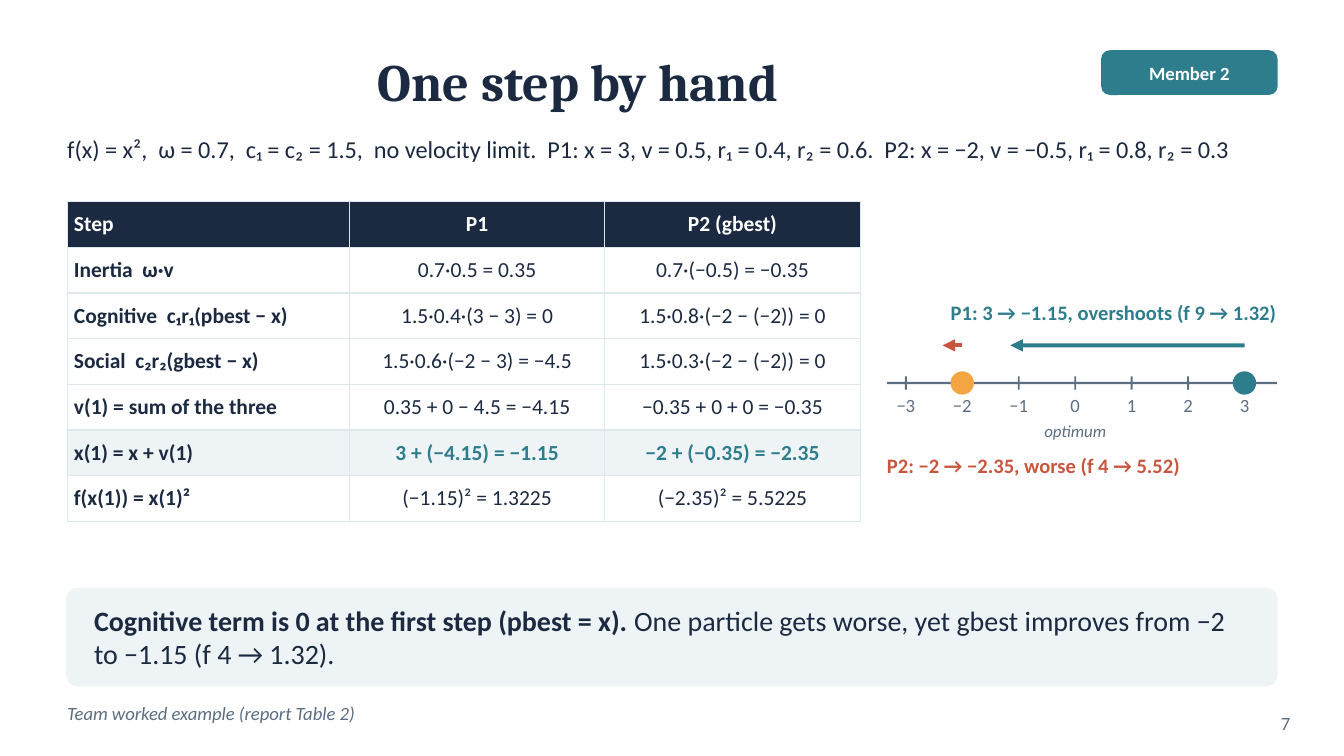
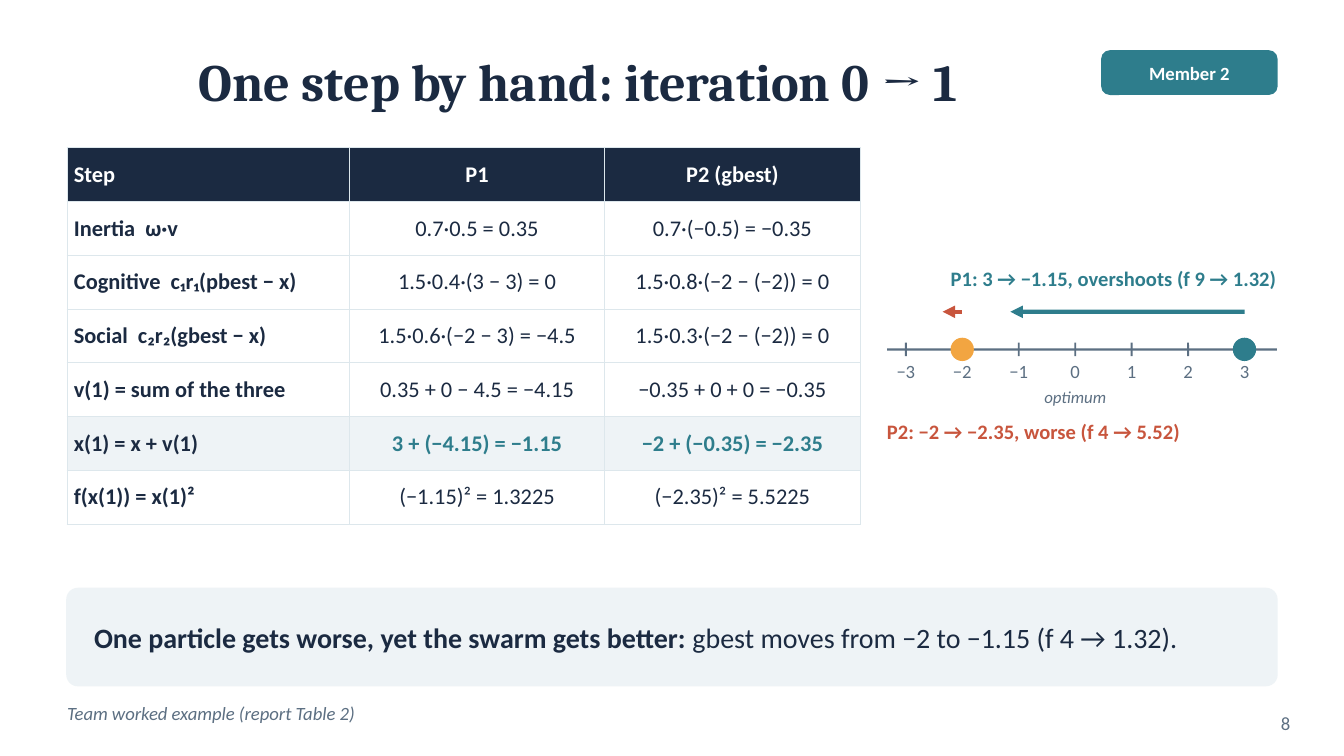
Before and after one commit to huynhhuuphucminh/Seminar-AI, a slide deck: slide 8 of slides/Slide_Seminar_PSO.pptx (slide 7 before the commit). Drawn at 1344x756 pixels with LibreOffice and Linux fonts; fonts in the diff are those of the drawing. Boxes give left, top, right and bottom in pixels: in the first picture for what was removed or moved away, otherwise in the second. Text is boxed around its words. In the diff, an @@ line names an element or a change of style, - is before the commit and + after.

```diff
--- a/slides/Slide_Seminar_PSO.pptx
+++ b/slides/Slide_Seminar_PSO.pptx
@@ text at (198,64,958,113): text changed @@
-One step by hand
+One step by hand: iteration 0 → 1
@@ table at (67,148,860,511) @@
@@ size 11.5 to 12 pt @@
@@ table: place and size @@
-table at (67,202,860,512)
+table at (67,148,860,511)
@@ text removed at (67,139,1229,162) @@
-f(x) = x², ω = 0.7, c₁ = c₂ = 1.5, no velocity limit. P1: x = 3, v = 0.5, r₁ = 0.4, r₂ = 0.6. P2: x = −2, v = −0.5, r₁ = 0.8, r₂ = 0.3
@@ 10 texts, 8 lines, 2 ellipses, 2 arrows: place and size @@
-10 texts, 8 lines, 2 ellipses, 2 arrows at (887,305,1277,476)
+10 texts, 8 lines, 2 ellipses, 2 arrows at (887,271,1277,442)
@@ text at (94,627,1177,653): text changed; bold on @@
-Cognitive term is 0 at the first step (pbest = x). One particle gets worse, yet gbest improves from −2 to −1.15 (f 4 → 1.32).
+One particle gets worse, yet the swarm gets better: gbest moves from −2 to −1.15 (f 4 → 1.32).
@@ page number at (1281,717,1290,730): text changed @@
-7
+8
```
Also in this commit, not shown: 1 other slide changed, 1 slide added, 4 other files.
